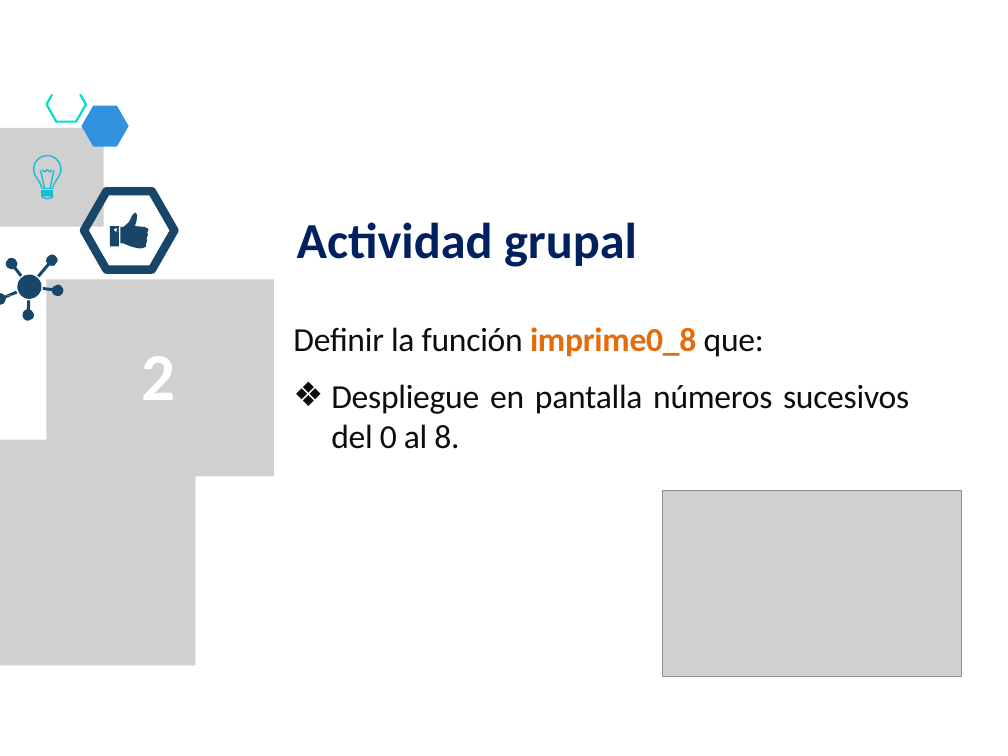
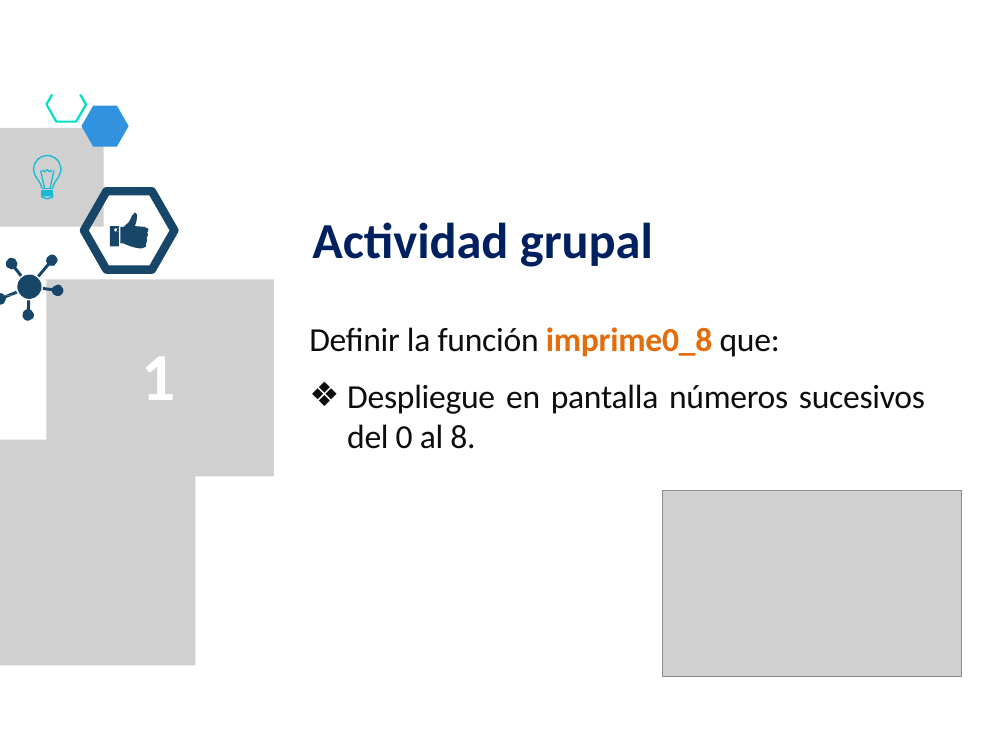
Before and after one commit to lizetheP/PensamientoC, a slide deck: slide 11 of CalendarioAgo20L/presentaciones/8_For.pptx (slide 14 before the commit). Drawn at 1008x756 pixels with LibreOffice and Linux fonts; fonts in the diff are those of the drawing; grey boxes stand for pictures. Boxes give left, top, right and bottom in pixels: in the first picture for what was removed or moved away, otherwise in the second. Text is boxed around its words. In the diff, an @@ line names an element or a change of style, - is before the commit and + after.

```diff
--- a/CalendarioAgo20L/presentaciones/8_For.pptx
+++ b/CalendarioAgo20L/presentaciones/8_For.pptx
@@ text "Actividad grupal" moved from (x1=297, y1=222, x2=637, y2=267) to (x1=312, y1=222, x2=653, y2=267) @@
@@ text "Definir la función imprime0_8 que:" moved from (x1=293, y1=327, x2=909, y2=449) to (x1=309, y1=327, x2=925, y2=449) @@
@@ text at (x1=142, y1=357, x2=176, y2=400): text changed @@
-2
+1
```
Also in this commit, not shown: 10 other slides changed, 2 other files.
